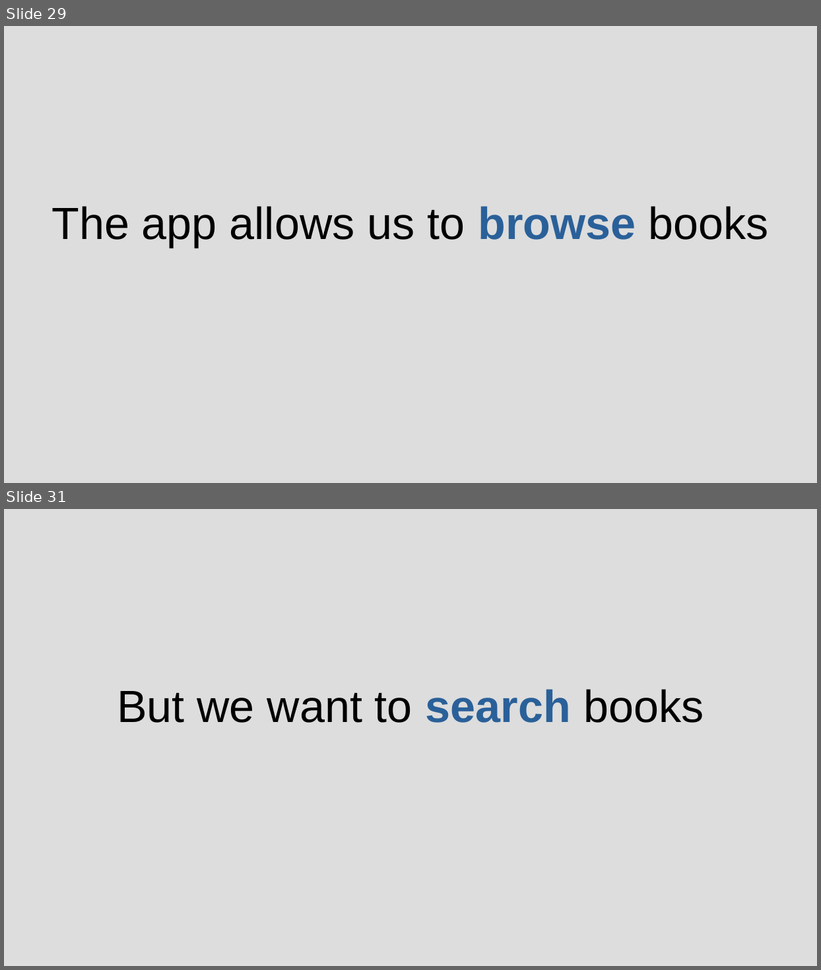
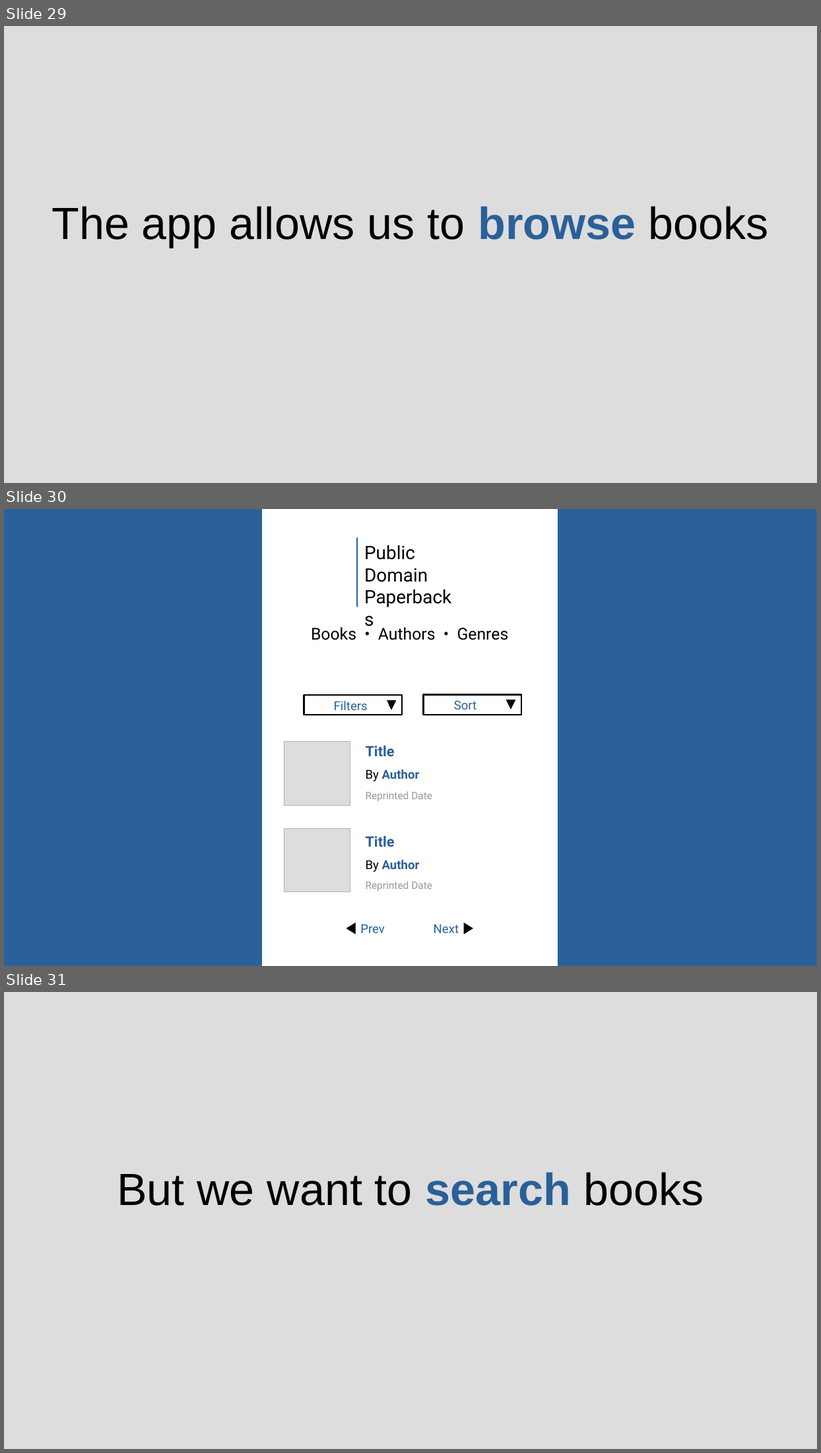
Before and after one commit to chriscressman/architecting-a-search-feature, a slide deck: presentation.odp. Shown one above the other, each under a label of ours: slides 29 and 31 before the commit, slides 29, 30 and 31 after it; the slides between them are not shown. The pictures are 821x970 and 821x1453 pixels, drawn with LibreOffice and Linux fonts; fonts in the diff are those of the drawing. Boxes give left, top, right and bottom in pixels: in the first picture for what was removed or moved away, otherwise in the second. Text is boxed around its words. In the diff, an @@ line names an element or a change of style, - is before the commit and + after.

```diff
--- a/presentation.odp
+++ b/presentation.odp
@@ slide 30 added at [4,509,817,966], background #DDDDDD @@
@@ rectangle added at [4,509,817,966], fill #2A6099, outline #3465A4 0 pt @@
@@ rectangle added at [262,509,557,966], fill #FFFFFF, outline #FFFFFF 0 pt @@
@@ line added from (358, 538) to (358, 607), #3465A4 1.45 pt @@
@@ text added at [364,545,428,582], 18 pt, text #000000 @@
+Public
+Domain
+Paperbacks
@@ text added at [311,627,509,640], 16 pt, text #000000 @@
+Books • Authors • Genres
@@ rectangle added at [304,695,403,715], fill #FFFFFF, outline #000000 1.45 pt @@
@@ text added at [334,701,368,710], 12 pt, text #2A6099 @@
+Filters
@@ triangle added at [387,701,396,710], fill #000000, outline #000000 0 pt @@
@@ rectangle added at [423,695,521,715], fill #FFFFFF, outline #000000 1.45 pt @@
@@ text added at [454,700,477,710], 12 pt, text #2A6099 @@
+Sort
@@ triangle added at [506,700,515,709], fill #000000, outline #000000 0 pt @@
@@ rectangle added at [284,742,350,805], fill #DDDDDD, outline #B2B2B2 0 pt @@
@@ text added at [366,745,432,801], 10 pt, text #999999 @@
+Title
+By Author
+Reprinted Date
@@ rectangle added at [284,829,350,892], fill #DDDDDD, outline #B2B2B2 0 pt @@
@@ text added at [366,836,432,891], 10 pt, text #999999 @@
+Title
+By Author
+Reprinted Date
@@ text added at [360,924,459,933], 12 pt, text #2A6099 @@
+◀ Prev Next ▶
```
Also in this commit, not shown: 5 other slides added, 4 slides removed.
